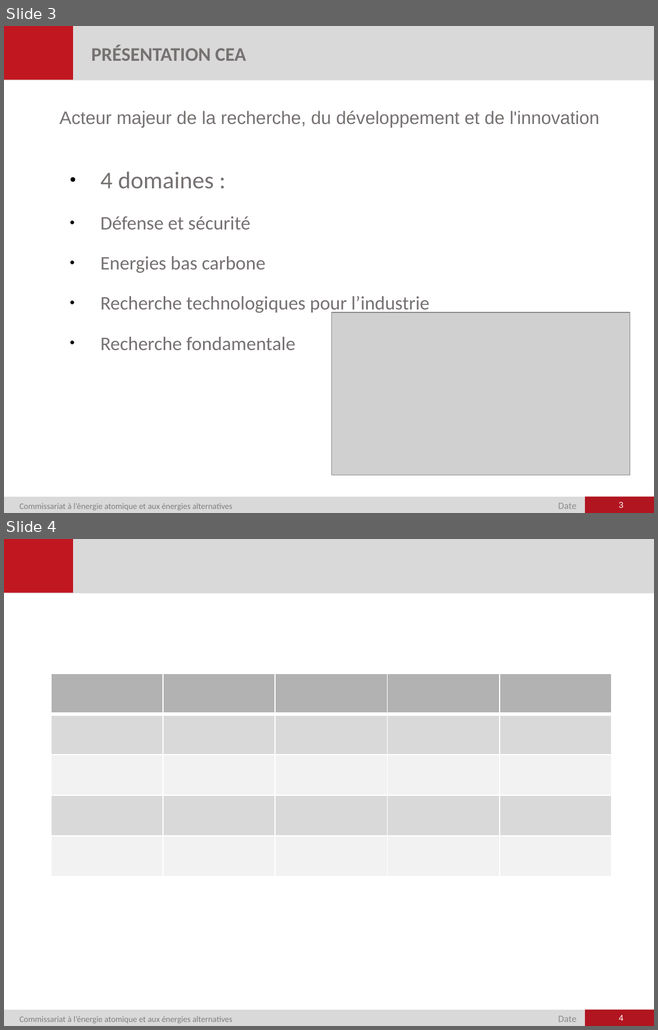
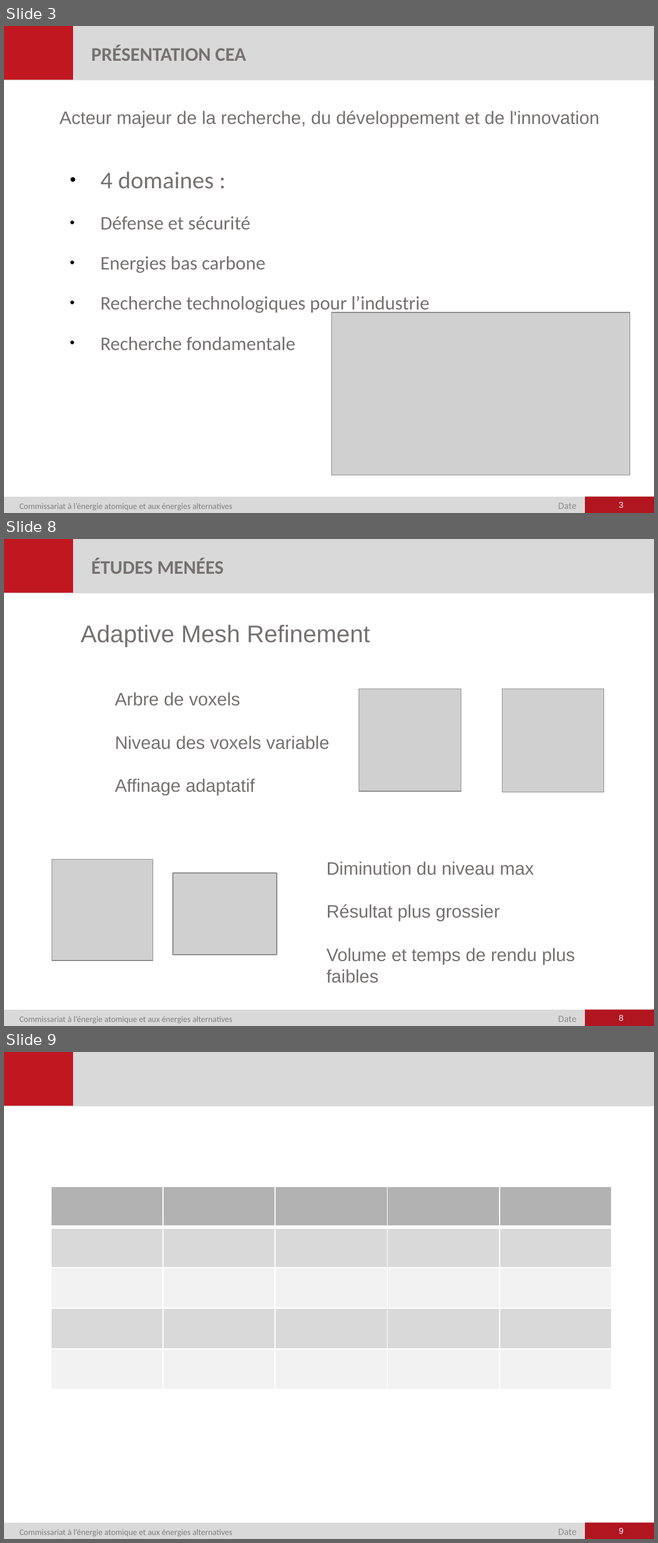
Before and after one commit to RocheAntoine/RapportStageM1, a slide deck: Présentation.pptx. Shown one above the other, each under a label of ours: slides 3 and 4 before the commit, slides 3, 8 and 9 after it; the slides between them are not shown. The pictures are 658x1030 and 658x1543 pixels, drawn with LibreOffice and Linux fonts; fonts in the diff are those of the drawing; grey boxes stand for pictures; background and template pictures are left out. Boxes give left, top, right and bottom in pixels: in the first picture for what was removed or moved away, otherwise in the second. Text is boxed around its words. In the diff, an @@ line names an element or a change of style, - is before the commit and + after.

Commit message:
Ajout slides dans la présentation, jusqu'aux études menées

```diff
--- a/Présentation.pptx
+++ b/Présentation.pptx
@@ slide 8 added at <box>4,539,654,1026</box>, background #FFFFFF; not listed: 6 template elements that a slide beside it also shows @@
@@ text added at <box>91,558,223,574</box>, 16 pt, text #767171, bold @@
+ÉTUDES MENÉES
@@ text added at <box>81,625,369,647</box>, 20 pt, text #767171 @@
+Adaptive Mesh Refinement
@@ text added at <box>115,692,329,796</box>, 15 pt, text #767171 @@
+Arbre de voxels
+Niveau des voxels variable
+Affinage adaptatif
@@ picture added at <box>358,689,460,791</box> @@
@@ picture added at <box>502,689,603,792</box> @@
@@ picture added at <box>52,860,153,961</box> @@
@@ text added at <box>326,861,575,983</box>, 15 pt, text #767171 @@
+Diminution du niveau max
+Résultat plus grossier
+Volume et temps de rendu plus faibles
@@ picture added at <box>173,873,277,955</box> @@
@@ page number added at <box>618,1015,623,1021</box>, 7 pt, text #FFFFFF @@
+8
@@ what was slide 4 is now slide 9 @@
@@ page number at <box>618,1528,623,1534</box>: text changed @@
-4
+9
```
Also in this commit, not shown: 4 other slides added, 3 other files.
